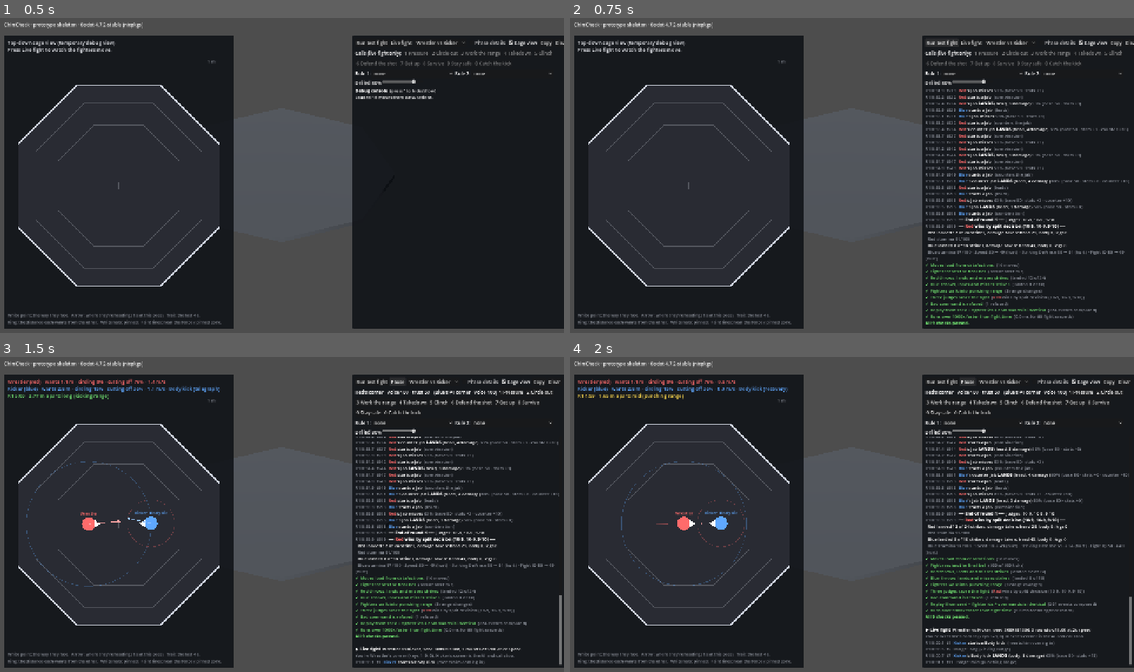
Above: before the commit, frames 1-4 (two rows, left to right).
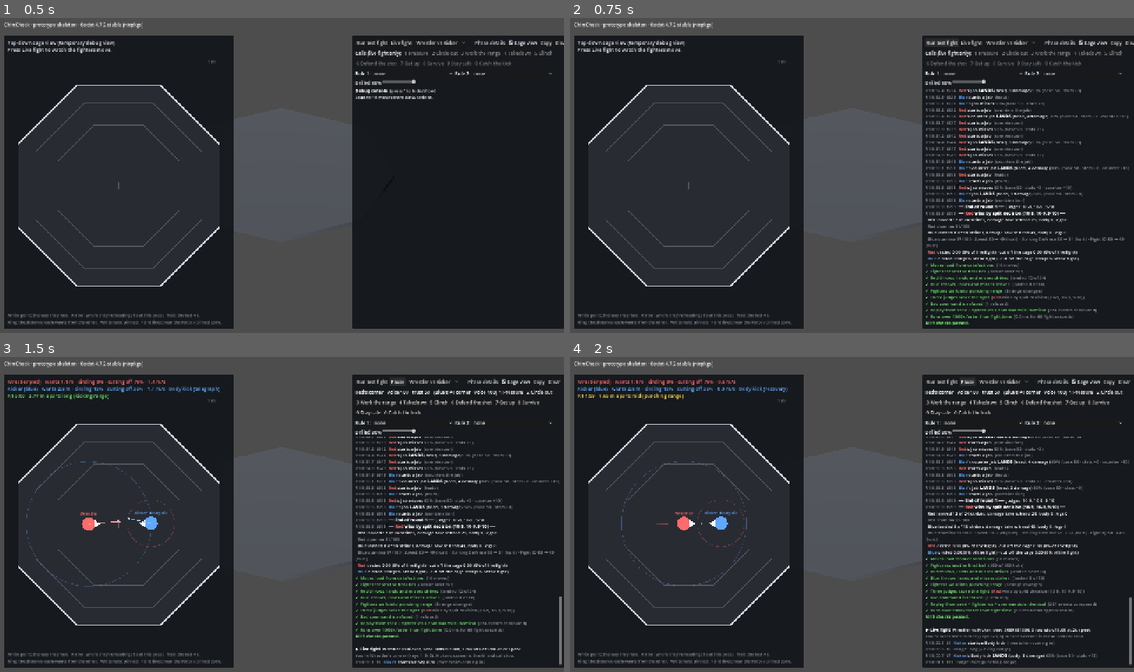
Above: after the commit, the same moments.

Repository: Dazedgenie/DazedMMA
Game: Godot game, scene res://game/main.tscn
Two runs of this game, one before a commit and one after it. Both use one fixed random seed, a clock stepped at 60 frames per second and the inputs below.
Inputs:
- Up to frame 1 (0.5 s): no input
- Up to frame 2 (0.75 s): click "Run test fight" at 0.5 s
- Up to frame 3 (1.5 s): click "Live fight" at 1.25 s
- Up to frame 4 (2 s): no input

Frame 1 is identical in both runs. In frame 2, 3.4% of the frame differs, in the area x 63-100%, y 22-78%; in frame 3, 2.8%; in frame 4, 2.7%.

Commit message:
Report how long each fighter circled and cut off the cage (D119)
After every fight, each fighter's time circling and cutting off the cage
is shown as fight time and a share of the fight: in the debug console's
result, the headless sim's single fight, and the balance harness (a
Circling line per pair and CSV columns circling_*/cutting_* plus
fight_seconds). FightSim counts both in _move(); circling is a step at
least 40% round the opponent (CIRCLING_FROM), cutting off is pressing or
holding with the cut working (opponent past CUT_FROM). Counting only:
160 harness fights are identical, number for number. docs/01 §20.3.

Co-Authored-By: Claude Opus 5.5 <noreply@anthropic.com>
Claude-Session: https://claude.ai/code/session_01Fjm8ZZ4hd5t3mJFzcFwDJ3

Diff:
--- a/sim/balance/balance_report.gd
+++ b/sim/balance/balance_report.gd
@@ -369,6 +369,9 @@
 		red, _pct(average(of_rows, "fence_red")), _pct(average(of_rows, "pinned_red")),
 		blue, _pct(average(of_rows, "fence_blue")), _pct(average(of_rows, "pinned_blue")),
 		red, _pct(average(of_rows, "centre_red")), blue, _pct(average(of_rows, "centre_blue")), _pct(average(of_rows, "chase"))])
+	lines.append("  Circling   %s %s, %s %s · cutting off the cage: %s %s, %s %s" % [
+		red, _time_line(of_rows, "circling_red"), blue, _time_line(of_rows, "circling_blue"),
+		red, _time_line(of_rows, "cutting_red"), blue, _time_line(of_rows, "cutting_blue")])
 	lines.append("  Grappling  takedowns %s %.1f of %.1f a fight, %s %.1f of %.1f · clinch %s of the fight · ground %s (%s on top %s, %s on top %s)" % [
 		red, average(of_rows, "takedowns_red"), average(of_rows, "shots_red"), blue, average(of_rows, "takedowns_blue"), average(of_rows, "shots_blue"),
 		_pct(average(of_rows, "clinch")), _pct(average(of_rows, "ground")), red, _pct(average(of_rows, "top_red")), blue, _pct(average(of_rows, "top_blue"))])
@@ -377,5 +380,21 @@
 	return lines
 
 
+## A fight-seconds column as "m:ss a fight (share of fight time)", e.g. "6:12 a fight (41%)" (D119).
+static func _time_line(of_rows: Array[Dictionary], key: String) -> String:
+	var seconds: int = roundi(average(of_rows, key))
+	return "%d:%02d a fight (%.0f%%)" % [seconds / 60, seconds % 60, time_share(of_rows, key) * 100.0]
+
+
+## A fight-seconds column (circling_red, cutting_blue, ...) as a share of all the fight time in these rows.
+static func time_share(of_rows: Array[Dictionary], key: String) -> float:
+	var part: float = 0.0
+	var total: float = 0.0
+	for row in of_rows:
+		part += float(row[key])
+		total += float(row.fight_seconds)
+	return part / total if total > 0.0 else 0.0
+
+
 static func _pct(fraction: float) -> String:
 	return "%.1f%%" % (fraction * 100.0)
--- a/sim/balance/fight_summary.gd
+++ b/sim/balance/fight_summary.gd
@@ -4,7 +4,8 @@
 ## docs/12 §3 item 5, D95): who won and how, when it ended, knockdowns, strikes,
 ## damage, stamina (at the bell and the lowest it got), 10-10 cards, how often
 ## an exchange's odds hit the 5–95% clamp, how the fighters moved (time on the
-## fence, who held the centre, how much of it was a chase), and the grappling
+## fence, who held the centre, how much of it was a chase, how long each one circled
+## and cut off the cage, D119), and the grappling
 ## (takedowns tried and landed, time in the clinch, on the ground and on top, #15),
 ## each corner's coaching bot and how many calls it made (Corner, D12, D68), and each
 ## fighter's drilled rules and how often they fired (DrilledRules, #17).
@@ -12,13 +13,14 @@
 
 ## Every key a row has, in CSV column order.
 const COLUMNS: Array[String] = [
-	"seed", "ruleset", "red", "blue", "corner_red", "corner_blue", "rules_red", "rules_blue", "winner", "winner_id", "result", "method", "end_round", "end_second",
+	"seed", "ruleset", "red", "blue", "corner_red", "corner_blue", "rules_red", "rules_blue", "winner", "winner_id", "result", "method", "end_round", "end_second", "fight_seconds",
 	"knockdowns_red", "knockdowns_blue", "rocked_red", "rocked_blue",
 	"thrown_red", "landed_red", "thrown_blue", "landed_blue",
 	"head_damage_red", "body_damage_red", "leg_damage_red", "head_damage_blue", "body_damage_blue", "leg_damage_blue",
 	"stamina_end_red", "stamina_low_red", "stamina_end_blue", "stamina_low_blue",
 	"round_cards", "even_cards", "exchanges", "clamped", "events",
 	"fence_red", "pinned_red", "centre_red", "fence_blue", "pinned_blue", "centre_blue", "chase",
+	"circling_red", "cutting_red", "circling_blue", "cutting_blue",
 	"shots_red", "takedowns_red", "shots_blue", "takedowns_blue", "clinch", "ground", "top_red", "top_blue",
 	"calls_red", "calls_blue", "fired_red", "fired_blue",
 ]
@@ -117,6 +119,7 @@
 		"winner_id": "" if winner < 0 else sim.fighters[winner].id,
 		"result": end.data.result, "method": method_of(end.data.result),
 		"end_round": end.round_number, "end_second": sim.clock.tick_in_round / FightClock.TICKS_PER_SECOND,
+		"fight_seconds": _seconds(sim.now),
 		"round_cards": 0, "even_cards": 0, "exchanges": 0, "clamped": 0, "events": sim.events.size(),
 	}
 	var standing: int = moves.get("standing", 0)
@@ -139,6 +142,8 @@
 		row["shots_" + side] = f.takedowns_tried
 		row["takedowns_" + side] = f.takedowns_landed
 		row["top_" + side] = _share_of(moves.get("top", [0, 0])[i], ticks)
+		row["circling_" + side] = _seconds(sim.circling_ticks[i])
+		row["cutting_" + side] = _seconds(sim.cutting_ticks[i])
 		for key: String in ["fence", "pinned", "centre"]:
 			row[key + "_" + side] = _share_of(moves.get(key, [0, 0])[i], standing)
 	for e in sim.events:
@@ -182,6 +187,11 @@
 	return corner.style if corner != null else Corner.NONE
 
 
+## Ticks as fight seconds, to a tenth.
+static func _seconds(ticks: int) -> float:
+	return snappedf(float(ticks) / FightClock.TICKS_PER_SECOND, 0.1)
+
+
 ## Ticks as a share of standing (or all) ticks, rounded for the CSV.
 static func _share_of(ticks: int, standing: int) -> float:
 	return snappedf(float(ticks) / standing, 0.001) if standing > 0 else 0.0
--- a/sim/fight/fight_sim.gd
+++ b/sim/fight/fight_sim.gd
@@ -98,6 +98,10 @@
 ## there's no way out to shut.
 const CUT_FROM: float = 3.0
 const CUT_FULL: float = 4.0
+## What counts as circling for the time reported after a fight (D119): a step where at
+## least this much of it goes round the opponent (an outside fighter's everyday drift
+## sideways, 0.25 × how far outside they lean, doesn't count).
+const CIRCLING_FROM: float = 0.4
 ## Walking pace and the footwork contest are worked out again every this many ticks.
 const FEET_EVERY: int = 5
 
@@ -152,6 +156,11 @@
 var _circling: Array[float] = [0.0, 0.0]
 var _cutting: Array[float] = [0.0, 0.0]
 var _circle_sign: Array[float] = [1.0, 1.0]
+## Fight time (ticks) each fighter spent circling (a step at least CIRCLING_FROM round
+## the opponent) and cutting off the cage (pressing or holding with the cut working: the
+## opponent out past CUT_FROM), reported after the fight (D119). Read-only; never changes the fight.
+var circling_ticks: Array[int] = [0, 0]
+var cutting_ticks: Array[int] = [0, 0]
 ## How far each fighter moved on their last tick (zero when they stood still).
 var _strides: Array[Vector2] = [Vector2.ZERO, Vector2.ZERO]
 ## Walking pace (m per tick), footwork-contest share and footwork edge per fighter, as of _feet_at.
@@ -497,8 +506,11 @@
 			stride = (ahead - f.pos).normalized() * radial
 	if circle > 0.0:
 		stride += _circle_side(i, toward, way) * step * circle
+		if circle >= CIRCLING_FROM:
+			circling_ticks[i] += 1
 	if cut > 0.0 and o.pos.length_squared() > CUT_FROM * CUT_FROM:
 		stride += _cut_step(i, toward, apart, step) * cut * _share[i]
+		cutting_ticks[i] += 1
 	if stride.length() > step:
 		stride = stride.normalized() * step
 	# The fence stops the part of the step that goes into it; the rest slides along it.
--- a/tests/sim/balance/test_balance_report.gd
+++ b/tests/sim/balance/test_balance_report.gd
@@ -115,6 +115,17 @@
 	assert_string_contains(text, "near the fence: Kicker (red) 50.0% (pinned 25.0%)")
 	assert_string_contains(text, "Boxer (blue) 75.0%")
 	assert_string_contains(text, "chasing 40.0%")
+
+
+func test_the_summary_says_how_long_each_fighter_circled_and_cut_off_the_cage() -> void:
+	var rows: Array[Dictionary] = [
+		_row({ "fight_seconds": 900.0, "circling_red": 372.0, "cutting_blue": 90.0 }),
+		_row({ "fight_seconds": 300.0, "circling_red": 108.0, "cutting_blue": 30.0, "circling_blue": 12.0 }),
+	]
+	assert_almost_eq(BalanceReport.time_share(rows, "circling_red"), 0.4, 0.0001, "480 of 1200 fight seconds")
+	var text: String = _report(rows).summary({ "kicker": "Kicker", "boxer": "Boxer" })
+	assert_string_contains(text, "Circling   Kicker (red) 4:00 a fight (40%), Boxer (blue) 0:06 a fight (1%)")
+	assert_string_contains(text, "cutting off the cage: Kicker (red) 0:00 a fight (0%), Boxer (blue) 1:00 a fight (10%)")
 
 
 func test_harness_rows_from_real_fights_feed_the_report() -> void:
--- a/tests/sim/balance/test_fight_summary.gd
+++ b/tests/sim/balance/test_fight_summary.gd
@@ -90,6 +90,14 @@
 	assert_lte(row.centre_red + row.centre_blue, 1.001, "only one fighter can be nearer the centre at a time")
 
 
+func test_circling_and_cutting_off_are_in_fight_seconds() -> void:
+	var row: Dictionary = _row()
+	assert_almost_eq(float(row.fight_seconds), 60.0, 0.01, "one 60-second round (or less, if it's stopped)")
+	for column: String in ["circling_red", "cutting_red", "circling_blue", "cutting_blue"]:
+		assert_between(float(row[column]), 0.0, float(row.fight_seconds), column)
+	assert_gt(row.circling_red, row.circling_blue, "the Kicker does the circling")
+
+
 func test_a_row_made_without_movement_counts_has_no_movement() -> void:
 	var sim := FightSim.new(SEED, _roster.make_pair("kicker", "boxer"), _actions, 1, 60)
 	sim.run_to_end()
--- a/tests/sim/fight/test_fighter_ai.gd
+++ b/tests/sim/fight/test_fighter_ai.gd
@@ -316,6 +316,48 @@
 	assert_gt(mini(ways[0], ways[1]), 50, "ticks the Kicker went each way round the Boxer: %s" % [ways])
 
 
+func test_the_time_spent_cutting_off_counts_only_ticks_with_the_cut_working() -> void:
+	# The cut-off setup above: the presser cuts while the statue is out by the fence.
+	var sim := _sim(FighterState.new("Presser", {}, ["jab"], 0.0, StyleLeanings.new({ "range": 100 })), _statue())
+	sim.fighters[0].pos = Vector2(2.6, 1.2)
+	sim.fighters[1].pos = Vector2(3.8, 0.0)
+	_ticks(sim, 10)
+	assert_gt(sim.cutting_ticks[0], 0, "stepping across to cut off counts (D119)")
+	assert_eq(sim.circling_ticks[0], 0, "a Range +100 fighter walks straight, he doesn't circle")
+	assert_eq(sim.circling_ticks[1], 0, "a Range 0 fighter who isn't hurt doesn't circle either")
+	# With the statue in the middle there's no exit to shut, so the cut isn't working.
+	var open := _sim(FighterState.new("Presser", {}, ["jab"], 0.0, StyleLeanings.new({ "range": 100 })), _statue())
+	open.fighters[0].pos = Vector2(-2.0, 1.0)
+	open.fighters[1].pos = Vector2(0.0, 0.0)
+	_ticks(open, 10)
+	assert_eq(open.cutting_ticks[0], 0, "no cutting off in open space")
+
+
+func test_the_time_spent_circling_counts_real_circling_not_the_everyday_drift() -> void:
+	# Pressed in the pocket the Kicker circles (over 0.4 of a step); at range he only drifts (0.15).
+	var sim := FightSim.new(SEED, _roster.make_pair("kicker", "boxer"), _actions)
+	sim.fighters[0].pos = Vector2(-0.6, 0.0)
+	sim.fighters[1].pos = Vector2(0.6, 0.0)
+	_ticks(sim, 1)
+	assert_eq(sim.circling_ticks[0], 1, "circling off a Boxer in his face counts")
+	assert_eq(sim.circling_ticks[1], 0, "the Boxer walks straight in")
+	var drifting := FightSim.new(SEED, _roster.make_pair("kicker", "boxer"), _actions)
+	drifting.fighters[0].pos = Vector2(-1.25, 0.0)
+	drifting.fighters[1].pos = Vector2(1.25, 0.0)
+	drifting.preferred_distance(0)
+	assert_between(drifting.decisions[0].circling(drifting.views[0]), 0.01, FightSim.CIRCLING_FROM - 0.01, "a drift sideways, not circling")
+
+
+func test_over_a_fight_the_kicker_circles_and_the_boxer_cuts_off_the_cage() -> void:
+	var sim := FightSim.new(SEED, _roster.make_pair("kicker", "boxer"), _actions, 1, 300)
+	sim.run_to_end()
+	for i in 2:
+		assert_lte(sim.circling_ticks[i] + sim.cutting_ticks[i], sim.now, "never more than the fight's time")
+	assert_gt(sim.circling_ticks[0], sim.now / 5, "the Kicker circles a good part of the round: %d of %d ticks" % [sim.circling_ticks[0], sim.now])
+	assert_gt(sim.cutting_ticks[1], sim.cutting_ticks[0], "the Boxer does the cutting off")
+	assert_gt(sim.circling_ticks[0], sim.circling_ticks[1], "and the Kicker the circling")
+
+
 func test_an_outside_fighter_caught_in_the_pocket_gets_out_instead_of_trading() -> void:
 	var sim := FightSim.new(SEED, _roster.make_pair("kicker", "boxer"), _actions)
 	var ai: FighterAI = _ai(sim)
--- a/tests/ui/test_debug_console.gd
+++ b/tests/ui/test_debug_console.gd
@@ -11,6 +11,8 @@
 	assert_true(check.passed())
 	assert_string_contains(text, "Test fight")
 	assert_string_contains(text, "End of round 1")
+	assert_string_contains(text, "circled")  # How long each fighter circled and cut off the cage (D119).
+	assert_string_contains(text, "cut off the cage")
 	assert_string_contains(text, "All %d checks passed." % check.results.size())
 
 
--- a/tests/ui/test_fight_log_formatter.gd
+++ b/tests/ui/test_fight_log_formatter.gd
@@ -132,3 +132,11 @@
 	assert_string_contains(_plain(FightLogFormatter.line(nothing, _sim)), "finds nothing to catch 0% (base 20 · stats +0 · needs ONE_LEG)")
 	var sprawl := FightEvent.new(10, 1, FightEvent.SPRAWLED, 1, { "action_id": "sprawl", "against": "double_leg", "worked": true, "chance": 0.55, "odds": odds })
 	assert_string_contains(_plain(FightLogFormatter.line(sprawl, _sim)), "Blue SPRAWLS on it 55%")
+
+
+func test_the_movement_line_says_how_long_each_fighter_circled_and_cut_off() -> void:
+	_sim.now = 9000
+	_sim.circling_ticks[0] = 4320
+	_sim.cutting_ticks[1] = 905
+	assert_eq(_plain(FightLogFormatter.movement_line(_sim, 0)), "%s circled 7:12 (48%% of the fight) · cut off the cage 0:00 (0%% of the fight)" % _sim.fighters[0].name)
+	assert_string_contains(_plain(FightLogFormatter.movement_line(_sim, 1)), "cut off the cage 1:30 (10% of the fight)")
--- a/tools/run_sim.gd
+++ b/tools/run_sim.gd
@@ -47,6 +47,8 @@
 		print("  %-6s landed %3d / %3d strikes, damage taken: head %d, body %d, legs %d" % [
 			f.name, f.strikes_landed, f.strikes_thrown, f.damage.head, f.damage.body, f.damage.legs])
 		print("         " + FightLogFormatter.condition_line(f))
+	for i in sim.fighters.size():
+		print("  " + _plain(FightLogFormatter.movement_line(sim, i)))
 
 
 ## N fights on consecutive seeds: the balance harness summary (who wins, how, stamina, targets).
--- a/ui/debug_console.gd
+++ b/ui/debug_console.gd
@@ -190,6 +190,8 @@
 		write("  %s landed %d of %d strikes, damage taken: head %d, body %d, legs %d" % [
 			f.name, f.strikes_landed, f.strikes_thrown, f.damage.head, f.damage.body, f.damage.legs])
 		write("  [color=%s]%s[/color]" % [FightLogFormatter.DIM_COLOUR, FightLogFormatter.condition_line(f)])
+	for i in sim.fighters.size():
+		write("  " + FightLogFormatter.movement_line(sim, i))
 
 
 func _build() -> void:
--- a/ui/fight_log_formatter.gd
+++ b/ui/fight_log_formatter.gd
@@ -139,6 +139,19 @@
 	return " · ".join(parts)
 
 
+## How long fighter i spent circling and cutting off the cage (D119), e.g.
+## "Kicker circled 7:12 (48% of the fight) · cut off the cage 0:00 (0%)".
+static func movement_line(sim: FightSim, i: int) -> String:
+	return "%s circled %s · cut off the cage %s" % [_fighter(i, sim), _fight_time(sim.circling_ticks[i], sim.now), _fight_time(sim.cutting_ticks[i], sim.now)]
+
+
+## Ticks as m:ss of fight time and a share of `total` ticks, e.g. "7:12 (48% of the fight)".
+static func _fight_time(ticks: int, total: int) -> String:
+	var seconds: int = ticks / FightClock.TICKS_PER_SECOND
+	var share: int = roundi(100.0 * ticks / total) if total > 0 else 0
+	return "%d:%02d (%d%% of the fight)" % [seconds / 60, seconds % 60, share]
+
+
 ## Why a takedown, clinch or ground move didn't work (FightEvent.GRAPPLE_STOPPED), with
 ## its odds when it got that far, e.g. "is SPRAWLED ON, stuck with the head low 45% (base 35 · stats +10)".
 static func _stopped(event: FightEvent, sim: FightSim) -> String:
Not shown, changed: CLAUDE.md
Not shown, changed: docs/00-design-planning.md
Not shown, changed: docs/01-fight-engine.md
Not shown, changed: docs/04-tech-and-production.md
